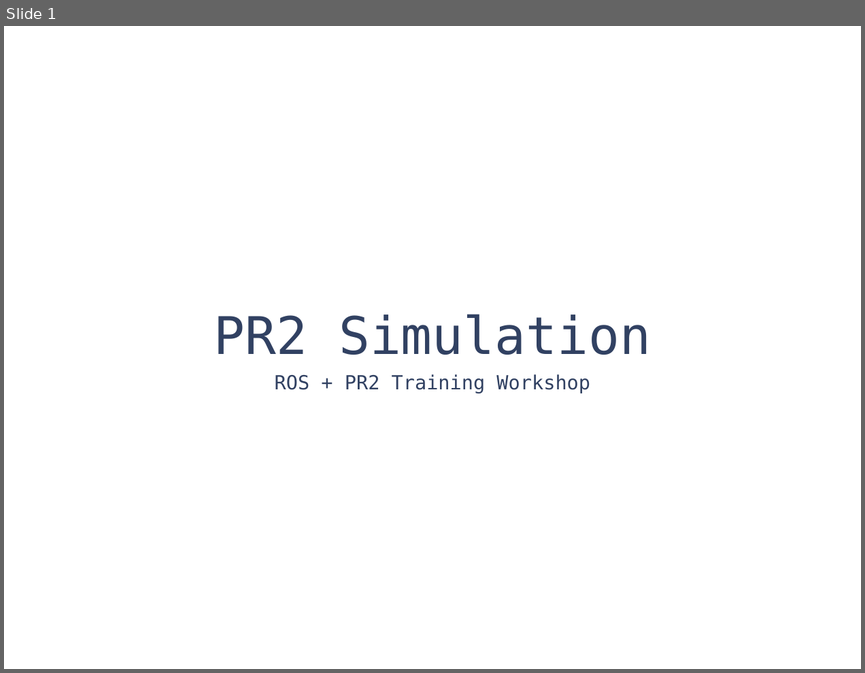
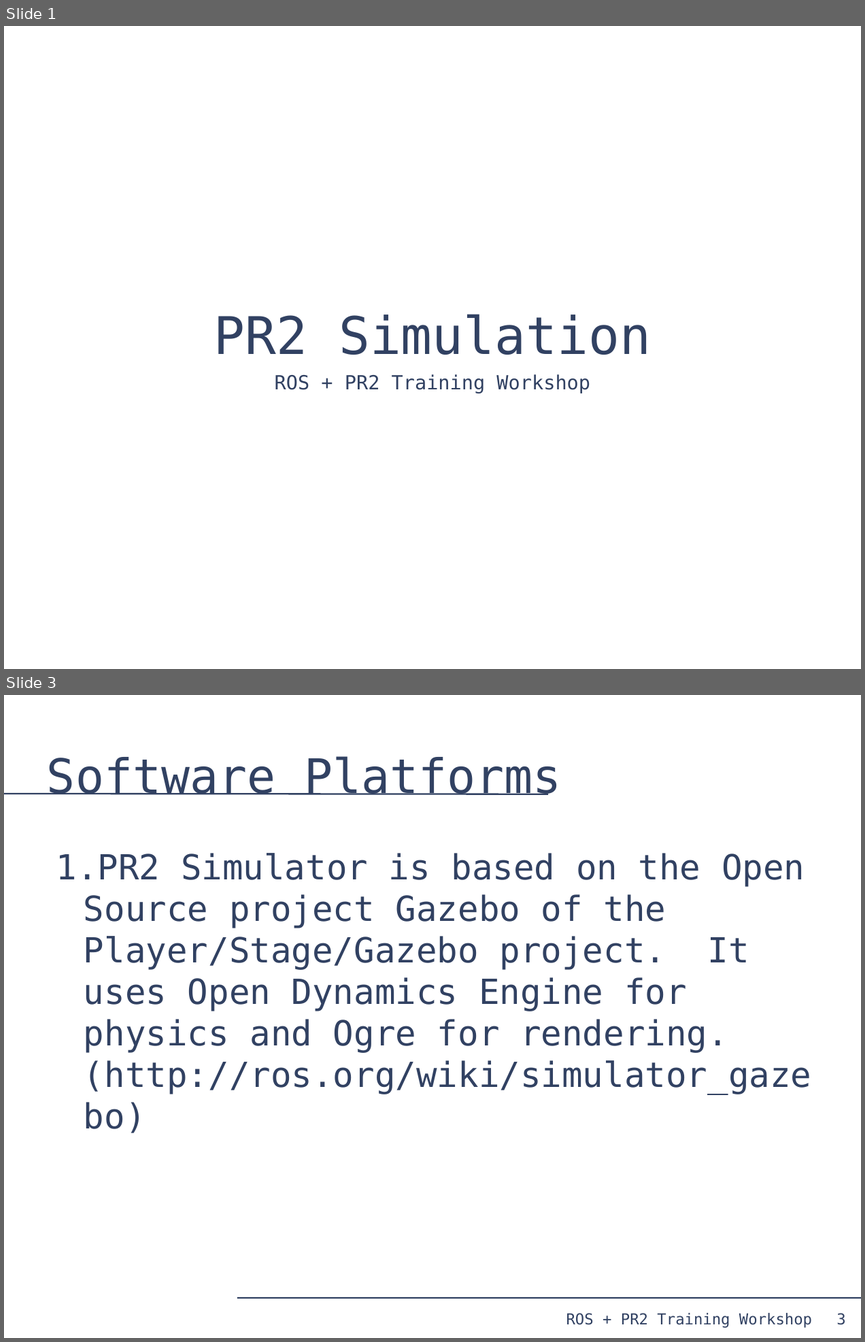
Before and after one commit to PR2/pr2_docs, a slide deck: pr2_training_workshop/simulation/simulation_training_workshop.odp. Shown one above the other, each under a label of ours: slide 1 before the commit, slides 1 and 3 after it; the slides between them are not shown. The pictures are 865x673 and 865x1342 pixels, drawn with LibreOffice and Linux fonts; fonts in the diff are those of the drawing. Boxes give left, top, right and bottom in pixels: in the first picture for what was removed or moved away, otherwise in the second. Text is boxed around its words. In the diff, an @@ line names an element or a change of style, - is before the commit and + after.

```diff
--- a/pr2_training_workshop/simulation/simulation_training_workshop.odp
+++ b/pr2_training_workshop/simulation/simulation_training_workshop.odp
@@ slide 3 added at (4, 695, 861, 1338), background #FFFFFF @@
@@ title added at (47, 756, 561, 795), 44 pt, text #314162 @@
+Software Platforms
@@ line added from (4, 794) to (548, 794), #314162 1.45 pt @@
@@ text added at (56, 853, 811, 1095), 32 pt, text #314162 @@
+1. PR2 Simulator is based on the Open Source project Gazebo of the Player/Stage/Gazebo project. It uses Open Dynamics Engine for physics and Ogre for rendering. (http://ros.org/wiki/simulator_gazebo)
@@ line added from (237, 1297) to (861, 1297), #314162 1.45 pt @@
@@ text added at (566, 1312, 812, 1327), 14 pt, text #314162 @@
+ROS + PR2 Training Workshop
@@ page number added at (836, 1312, 845, 1325), 14 pt, text #314162 @@
+3
```
Also in this commit, not shown: 7 other slides added, 32 slides removed, 3 other files.
